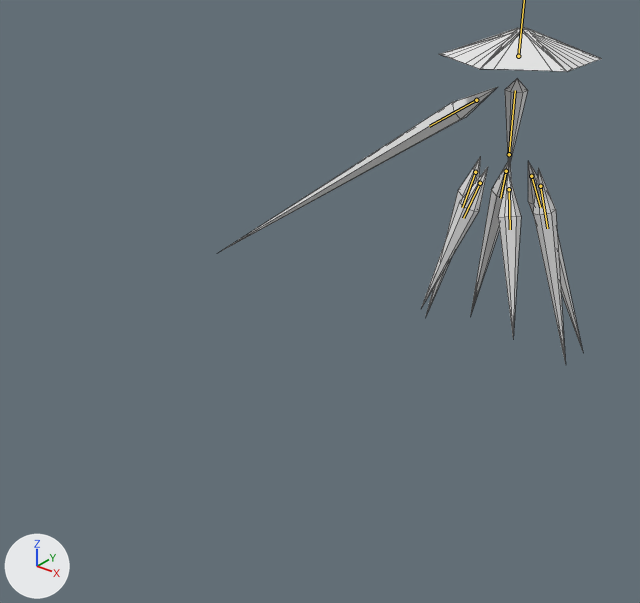
Before and after pictures for a commit that changed the glTF model glb_imports/ClarityDressShards.glb.
Rendered twice from a 50 mm camera at (35.3, -71.5, 27.5) aimed at (-9.0, -16.1, -6.9). The lights are fixed; the arrows at lower left show +X, +Y and +Z. The older version comes first. The bones that bend it are drawn over the model as lines. Mesh edges are drawn as thin lines.

Names of what the first picture shows: 'Arm', 'BackLeft', 'BackRight', 'Center', 'FrontLeft', 'FrontRight', 'Hat', 'MiddleLeft', 'MiddleRight'.
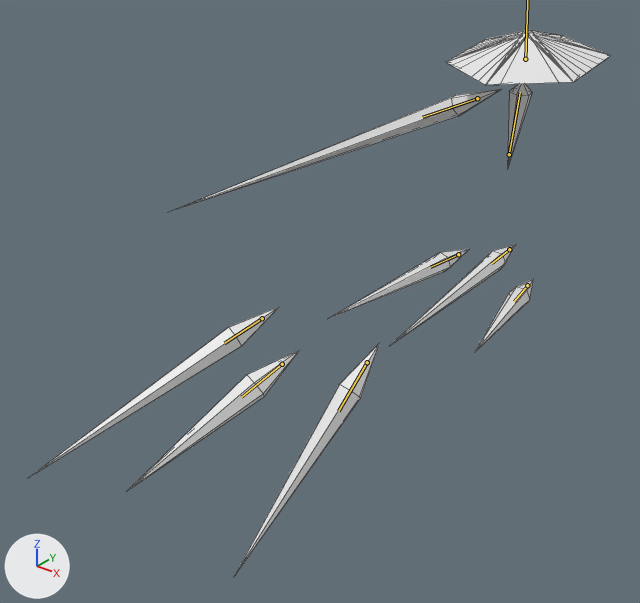
The newer file adds an action. The first version stands in its rest pose; the second is drawn at frame 50 of the action 'TripleShardSequence1'.

Location of each change, (x1, y1, x2, y2) in pixels of the pictures (640 x 603 px):
```json
{"object": "Hat", "change": "posed", "before": [440, 27, 601, 71], "after": [446, 30, 610, 85], "on screen": "24% taller"}
{"object": "Arm", "change": "posed", "before": [220, 87, 497, 252], "after": [168, 89, 501, 213], "on screen": "20% wider, 25% shorter"}
{"object": "MiddleLeft", "change": "posed", "before": [533, 168, 566, 365], "after": [233, 343, 380, 578], "on screen": "335% wider, 19% taller"}
{"object": "BackRight", "change": "posed", "before": [470, 162, 512, 316], "after": [30, 307, 279, 477], "on screen": "481% wider, 10% taller"}
{"object": "FrontRight", "change": "posed", "before": [421, 167, 488, 308], "after": [129, 350, 299, 490], "on screen": "151% wider"}
{"object": "FrontLeft", "change": "posed", "before": [498, 171, 521, 335], "after": [475, 279, 533, 351], "on screen": "146% wider, 56% shorter"}
{"object": "BackLeft", "change": "posed", "before": [528, 162, 583, 351], "after": [391, 245, 516, 345], "on screen": "125% wider, 47% shorter"}
{"object": "MiddleRight", "change": "posed", "before": [426, 156, 481, 316], "after": [329, 249, 469, 319], "on screen": "152% wider, 56% shorter"}
{"object": "Center", "change": "posed", "before": [505, 79, 528, 170], "after": [507, 84, 532, 169], "on screen": "8% wider, 7% shorter"}
{"bone": "Center", "before": "(509, 154) to (515, 90)", "after": "(509, 154) to (520, 92)"}
{"bone": "Arm", "before": "(476, 100) to (429, 126)", "after": "(477, 98) to (422, 117)"}
{"bone": "Middle.L", "before": "(540, 186) to (547, 228)", "after": "(367, 362) to (338, 411)"}
{"bone": "Front.L", "before": "(509, 189) to (510, 229)", "after": "(527, 285) to (514, 301)"}
{"bone": "Back.L", "before": "(531, 176) to (540, 207)", "after": "(509, 249) to (491, 263)"}
{"bone": "Middle.R", "before": "(475, 172) to (462, 207)", "after": "(458, 254) to (430, 267)"}
{"bone": "Front.R", "before": "(480, 183) to (463, 218)", "after": "(282, 364) to (241, 397)"}
{"bone": "Back.R", "before": "(506, 171) to (500, 198)", "after": "(262, 318) to (224, 343)"}
```

Scene script edits in JSON lines:
```json
{"block": "bone_center", "where": "bone_center = bpy.data.objects['Armature'].pose.bones['Center']"}
{"op": "set", "path": "bone_center.rotation_quaternion", "old": "(1.0, 0.0, 0.0, 0.0)", "new": "(0.995, 0.03, 0.08, -0.05)", "note": "degrees (0, 0, 0) -> degrees (3, 9, -6)"}
{"block": "bone_hat", "where": "bone_hat = bpy.data.objects['Armature'].pose.bones['Hat']  # child of 'Center'"}
{"op": "set", "path": "bone_hat.rotation_quaternion", "old": "(1.0, 0.0, 0.0, 0.0)", "new": "(0.994, 0.048, -0.081, 0.052)", "note": "degrees (0, 0, 0) -> degrees (5, -10, 6)"}
{"block": "bone_arm", "where": "bone_arm = bpy.data.objects['Armature'].pose.bones['Arm']  # child of 'Center'"}
{"op": "set", "path": "bone_arm.rotation_quaternion", "old": "(1.0, 0.0, 0.0, 0.0)", "new": "(0.999, -0.004, -0.004, -0.033)", "note": "degrees (0, 0, 0) -> degrees (0, 0, -4)"}
{"block": "bone_middle_l", "where": "bone_middle_l = bpy.data.objects['Armature'].pose.bones['Middle.L']"}
{"op": "set", "path": "bone_middle_l.location", "old": "(0.0, 0.0, 0.0)", "new": "(0.93, 5.69, 26.91)"}
{"op": "set", "path": "bone_middle_l.rotation_quaternion", "old": "(1.0, 0.0, 0.0, 0.0)", "new": "(0.858, 0.304, -0.303, -0.28)", "note": "degrees (0, 0, 0) -> degrees (48, -20, -45)"}
{"block": "bone_front_l", "where": "bone_front_l = bpy.data.objects['Armature'].pose.bones['Front.L']"}
{"op": "set", "path": "bone_front_l.location", "old": "(0.0, 0.0, 0.0)", "new": "(0.48, 8.89, -3.89)"}
{"op": "set", "path": "bone_front_l.rotation_quaternion", "old": "(1.0, 0.0, 0.0, 0.0)", "new": "(0.717, 0.543, -0.385, -0.207)", "note": "degrees (0, 0, 0) -> degrees (83, -19, -49)"}
{"block": "bone_back_l", "where": "bone_back_l = bpy.data.objects['Armature'].pose.bones['Back.L']"}
{"op": "set", "path": "bone_back_l.location", "old": "(0.0, 0.0, 0.0)", "new": "(3.47, 6.9, 1.8)"}
{"op": "set", "path": "bone_back_l.rotation_quaternion", "old": "(1.0, 0.0, 0.0, 0.0)", "new": "(0.586, 0.684, -0.253, -0.354)", "note": "degrees (0, 0, 0) -> degrees (94, 11, -51)"}
{"block": "bone_middle_r", "where": "bone_middle_r = bpy.data.objects['Armature'].pose.bones['Middle.R']"}
{"op": "set", "path": "bone_middle_r.location", "old": "(0.0, 0.0, 0.0)", "new": "(-1.48, 8.47, 0.29)"}
{"op": "set", "path": "bone_middle_r.rotation_quaternion", "old": "(1.0, 0.0, 0.0, 0.0)", "new": "(0.737, 0.633, -0.108, -0.213)", "note": "degrees (0, 0, 0) -> degrees (80, 6, -27)"}
{"block": "bone_front_r", "where": "bone_front_r = bpy.data.objects['Armature'].pose.bones['Front.R']"}
{"op": "set", "path": "bone_front_r.location", "old": "(0.0, 0.0, 0.0)", "new": "(-2.59, 11.73, 26.99)"}
{"op": "set", "path": "bone_front_r.rotation_quaternion", "old": "(1.0, 0.0, 0.0, 0.0)", "new": "(0.741, 0.231, -0.556, -0.297)", "note": "degrees (0, 0, 0) -> degrees (68, -43, -74)"}
{"block": "bone_back_r", "where": "bone_back_r = bpy.data.objects['Armature'].pose.bones['Back.R']"}
{"op": "set", "path": "bone_back_r.location", "old": "(0.0, 0.0, 0.0)", "new": "(2.3, -3.02, 30.42)"}
{"op": "set", "path": "bone_back_r.rotation_quaternion", "old": "(1.0, 0.0, 0.0, 0.0)", "new": "(0.644, 0.336, -0.483, -0.488)", "note": "degrees (0, 0, 0) -> degrees (71, -17, -87)"}
```
